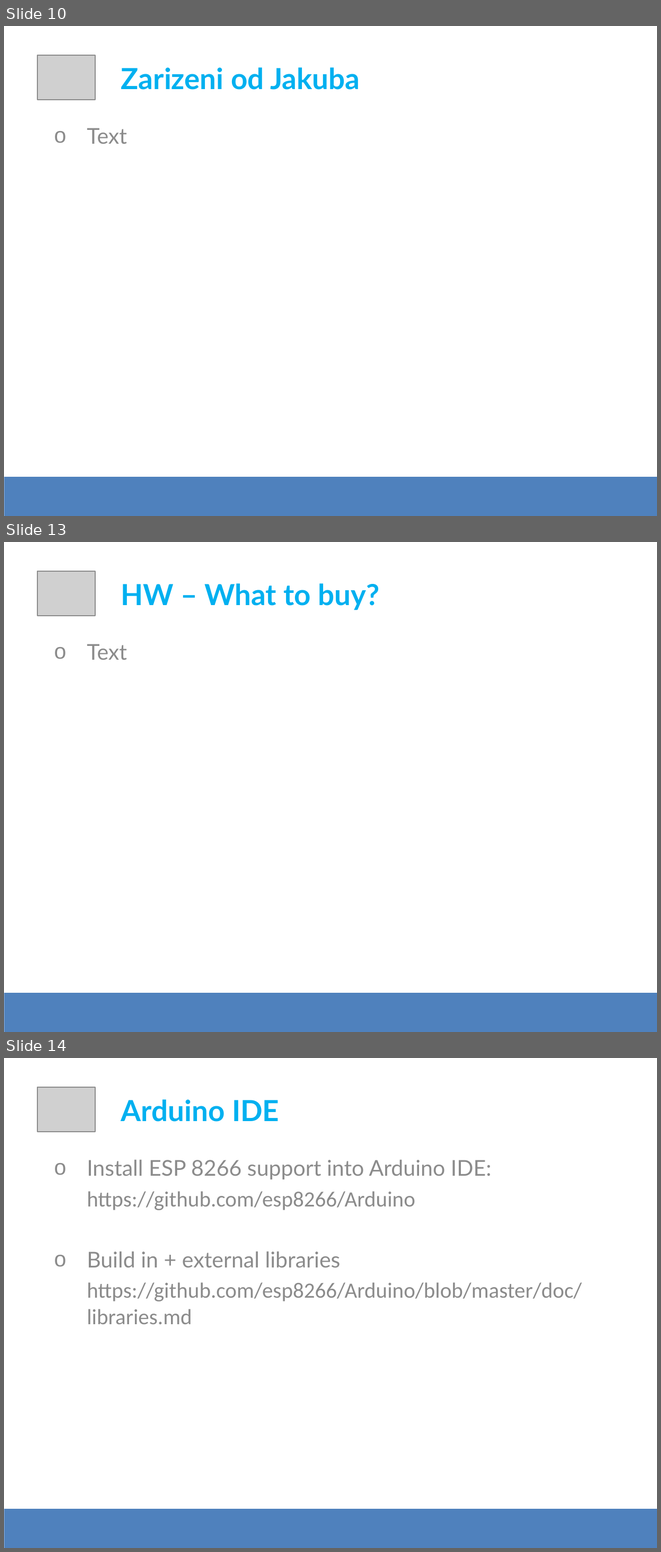
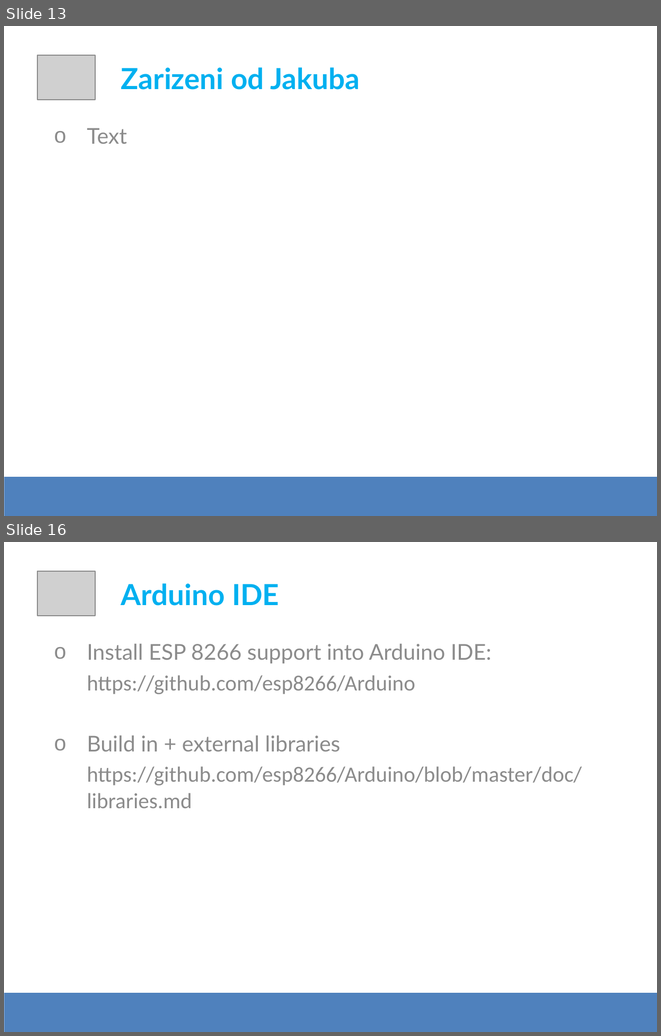
Before and after one commit to apolo-11/es-workshop-esp8266, a slide deck: DevSession - ESP8266.pptx. Shown one above the other, each under a label of ours: slides 10, 13 and 14 before the commit, slides 13 and 16 after it; the slides between them are not shown. The pictures are 661x1552 and 661x1036 pixels, drawn with LibreOffice and Linux fonts; fonts in the diff are those of the drawing; grey boxes stand for pictures. Boxes give left, top, right and bottom in pixels: in the first picture for what was removed or moved away, otherwise in the second. Text is boxed around its words. In the diff, an @@ line names an element or a change of style, - is before the commit and + after.

```diff
--- a/DevSession - ESP8266.pptx
+++ b/DevSession - ESP8266.pptx
@@ slide 13 removed at (4, 542, 657, 1032), background #FFFFFF @@
@@ picture removed at (37, 571, 95, 616) @@
@@ text removed at (121, 583, 379, 610) @@
-HW – What to buy?
@@ text removed at (87, 644, 127, 660) @@
-o Text
@@ rectangle removed at (4, 992, 657, 1032) @@
@@ what was slide 10 is now slide 13 @@
@@ what was slide 14 is now slide 16 @@
```
Also in this commit, not shown: 4 slides changed, 5 slides added, 1 other slide removed.
